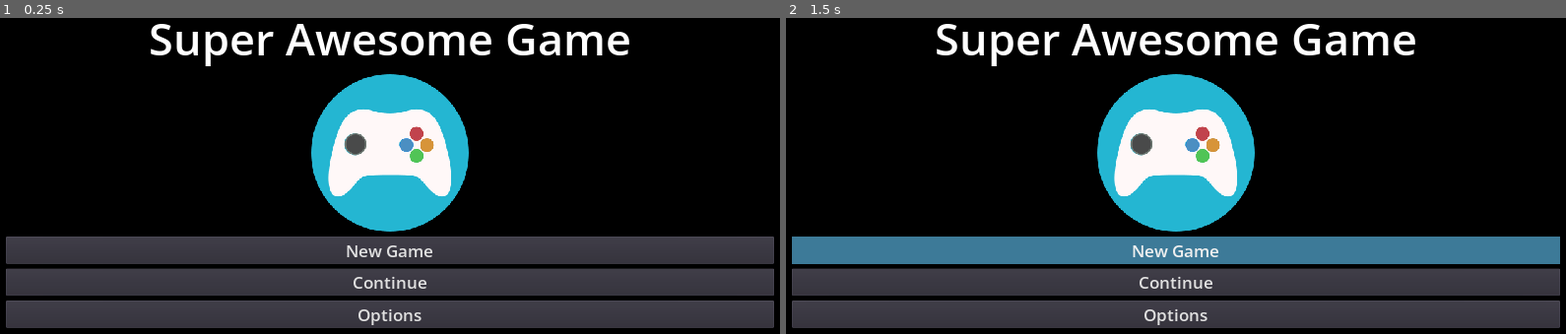
Above: before the commit, frames 1-2 (left to right).
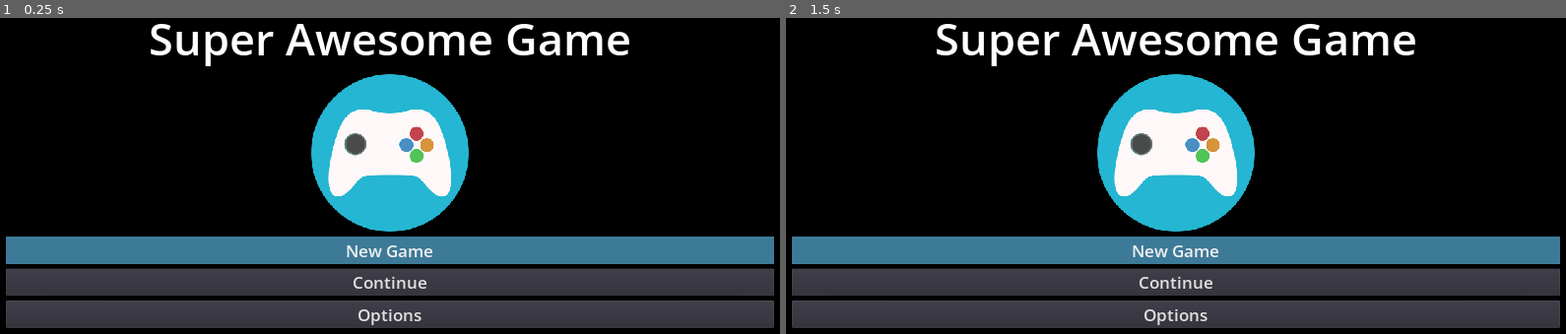
Above: after the commit, the same moments.

Repository: nightblade9/turbo
Game: Godot game, scene res://contexts/pregame/scenes/GameLoaderScene.tscn
The game is run twice, just before and just after one commit, with the same random seed, the same clock (stepped at 60 frames per second) and the same inputs.
Inputs:
- Up to frame 1 (0.25 s): no input
- Up to frame 2 (1.5 s): click "New Game" at 0.5 s; click "New Game" at 1.25 s

The runs differ from the first frame. In frame 1, 8.5% of the frame differs, in the area x 0-100%, y 69-78%; in frame 2, nothing differs.

Commit message:
Updated GamepadNavigator for keyboard/gamepad support

Diff:
--- a/source/scripts/GamepadNavigator.gd
+++ b/source/scripts/GamepadNavigator.gd
@@ -2,15 +2,27 @@
 Automagically adds functionality so that you can navigate UI controls with the gamepad.
 For it to work, mark all UI buttons/controls with the group "GamepadSelectable".
 Then, add an instance of this node to your scene tree, and you're good to go.
+
+TIP: add keyboard navigation work first (including default-focused controls),
+and make scenes independent (not nested/popups). Stateless scenes are much easier
+to add gamepad support for.
 """
 extends Node
 
+const _DEADZONE_VALUE = 0.2
 const _SELECTABLE_CONTROLS_GROUP_NAME:String = "GamepadSelectable"
 
 var _selected_button_index:int = -1
 var _controls:Array = []
+var _orient_vertically:bool = true
+
+func _init(orient_vertically:bool = true):
+	_orient_vertically = orient_vertically
 
 func _ready():
+	_controls.clear()
+	_selected_button_index = -1
+
 	# Make sure we only get descendents of our parent node; can't use get_tree().get_nodes_in_group,
 	# that fails with nested scenes (e.g. options from title menu).
 	# Populates _controls.
@@ -19,31 +31,34 @@
 	if len(_controls) == 0:
 		push_error("Gamepad Navigator found no controls in the %s group!" % _SELECTABLE_CONTROLS_GROUP_NAME)
 
+	# Assumes vertical orientation of buttons, uhhhhh ....
 	for i in range(len(_controls)):
 		var me:Control = _controls[i]
 		var next:Control = _controls[i + 1] if i < len(_controls) - 1 else _controls[0]
 		var previous:Control = _controls[i - 1] if i > 0 else _controls[len(_controls) - 1]
 
-		me.focus_neighbour_bottom = next.get_path()
-		me.focus_neighbour_top = previous.get_path()
+		if _orient_vertically:
+			me.focus_neighbour_bottom = next.get_path()
+			me.focus_neighbour_top = previous.get_path()
+		else:
+			me.focus_neighbour_right = next.get_path()
+			me.focus_neighbour_left = previous.get_path()
 
-func _unhandled_input(event):
-	# On first joypad keypress/motion or first keyboard keypress, if we haven't
-	# yet given focus to a control (e.g. a menu button), grab focus on the first
-	# marked control (e.g. first button in the title menu).
-	if _selected_button_index == -1 and \
-		(
-			event is InputEventJoypadMotion or \
-			event is InputEventJoypadButton or \
-			event is InputEventKey
-		):
+		# If the player used .grab_focus on something, like (say) the Continue
+		# button, take a note yaar.
+		if me.has_focus():
+			_selected_button_index = i
+
+	# Default: if nothing is selected, select the first control.
+	if _selected_button_index == -1:
 		_selected_button_index = 0
-		var current_button:Control = _controls[_selected_button_index]
-		current_button.grab_focus()
+		_controls[0].grab_focus()
+		print("focusin' on %s" % _controls[0])
 
 func _get_all_descendents_of_parent_in_group(tree_root:Node) -> void:
 	for node in tree_root.get_children():
 		if node.get_child_count() > 0:
 			_get_all_descendents_of_parent_in_group(node)
-		elif node.is_in_group(_SELECTABLE_CONTROLS_GROUP_NAME):
+
+		if node.is_in_group(_SELECTABLE_CONTROLS_GROUP_NAME):
 			_controls.append(node)
